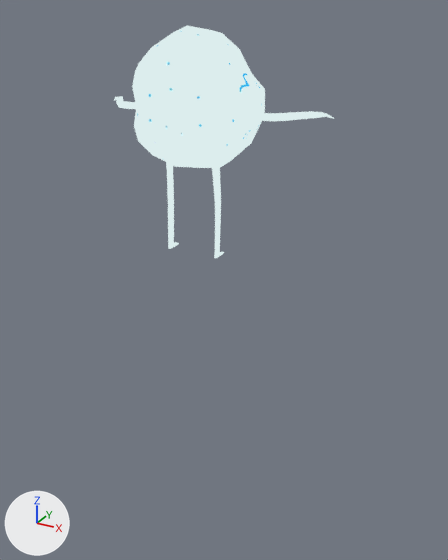
The glTF model godot/assets/models/battle/summons/HailBall.glb as it was, and as the next commit left it.
One viewpoint serves both versions: a camera (50 mm lens) standing at (0.192, -0.31, 0.141) and looking at (0.012, 0.017, -0.022). The axes (+X, +Y, +Z) are drawn at lower left. The lights are the same throughout. The older version comes first. Both versions are drawn at frame 0 of the action 'HailBall_Intro'; the numbers are the values there. Vertices at exactly the same position are counted once.

The older version as bpy lines, for what is in view:
```python
me_hailball = bpy.data.meshes.new('HailBall')
me_hailball.from_pydata(...)  # 432 vertices, 844 faces; spans x -1.52..1.52, y 0.02..2.65, z -0.66..0.69
me_hailball.materials.append(mat_hailball)
ob_hailball_001 = bpy.data.objects.new('HailBall.001', me_hailball)
ob_hailball_001.parent = ob_hailball
ob_hailball_001.location = (0.0, 0.0, 0.0)
ob_hailball_001.rotation_euler = (1.571, 0.0, 0.0)  # degrees (90, 0, 0)
```
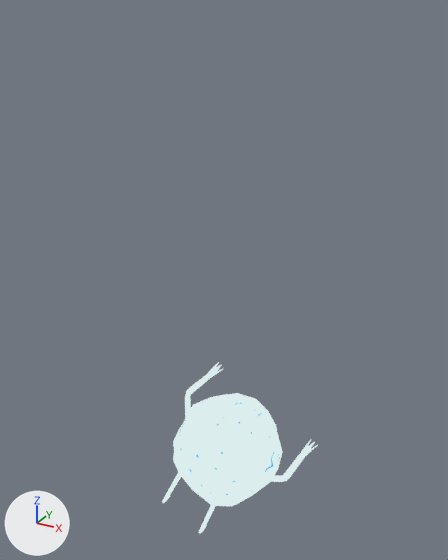
What differs and where, as boxes [x1, y1, x2, y2] in the pictures (448 x 560 px; the box of a moved part takes in the faces that stretch with it):
'HailBall.001', reshaped, rescaled, moved, turned: before [114, 26, 334, 258]; after [162, 362, 318, 534]
part 1 of me_hailball, moved or reshaped: before [132, 26, 265, 168]; after [173, 393, 283, 506]
part 2 of me_hailball, moved or reshaped: before [166, 162, 179, 249]; after [162, 473, 181, 503]
part 3 of me_hailball, moved or reshaped: before [114, 96, 136, 109]; after [185, 362, 223, 419]
part 4 of me_hailball, moved or reshaped: before [249, 111, 334, 121]; after [266, 439, 318, 482]
part 5 of me_hailball, moved or reshaped: before [212, 168, 224, 258]; after [198, 505, 216, 534]

Edits to the bpy script that builds the scene:
```text
Change me_hailball:
    used by ob_hailball_001; parent = ob_hailball; location = (0.0, 0.0, 0.0); rotation_euler = (1.571, 0.0, 0.0), in degrees (90, 0, 0)
    remove me_hailball.from_pydata(...)  # 432 vertices, 844 faces; spans x -1.52..1.52, y 0.02..2.65, z -0.66..0.69
    add me_hailball.from_pydata(...)  # 432 vertices, 844 faces; spans x -0.66..1.73, y -0.69..0.66, z -4.61..-1.67
    me_hailball part 1: the loose piece of 98 vertices spanning x -0.67..0.81, y 1.07..2.65, z -0.66..0.69 is multiplied about its middle by the matrix ((0.906, 0.423, 0.0), (0.0, 0.0, -1.0), (-0.423, 0.906, 0.0)), then moved by (0.43, -1.88, -2.82)
    me_hailball part 2: the loose piece of 74 vertices spanning x -0.37..-0.27, y 0.02..1.37, z -0.15..0.06 is multiplied about its middle by the matrix ((0.906, 0.423, 0.002), (0.002, -0.001, -1.0), (-0.423, 0.906, -0.002)), then moved by (-0.02, -0.65, -3.65)
    me_hailball part 3: 93 of 432 vertices moved; they spanned x -1.52..-0.43, y 1.7..1.78, z -0.61..0.03 and now span x -0.27..0.28, y -0.03..0.29, z -2.72..-1.67; mean shift (1.01, -1.6, -1.95); largest move (-0.45, 1.75, 0.03) -> (-0.02, -0.03, -2.68)
    me_hailball part 4: 93 of 432 vertices moved; they spanned x 0.43..1.52, y 1.7..1.78, z -0.61..0.03 and now span x 0.78..1.73, y -0.03..0.23, z -3.2..-2.4; mean shift (0.28, -1.66, -2.64); largest move (0.68, 1.75, 0.03) -> (1.01, -0.03, -3.16)
    me_hailball part 5: 74 of 432 vertices moved; they spanned x 0.26..0.37, y 0.02..1.37, z -0.15..0.06 and now span x 0.0..0.55, y -0.06..0.15, z -4.61..-3.34; mean shift (-0.07, -0.66, -3.96); largest move (0.35, 0.02, 0.05) -> (0.04, -0.05, -4.61)
Change ob_hailball_001:
    remove ob_hailball_001.parent = ob_hailball
    ob_hailball_001.rotation_euler: (1.571, 0.0, 0.0) -> (0.0, 0.0, 0.0)  # degrees (90, 0, 0) -> degrees (0, 0, 0)
    ob_hailball_001.scale: (1.0, 1.0, 1.0) -> (0.05, 0.05, 0.05)
```
